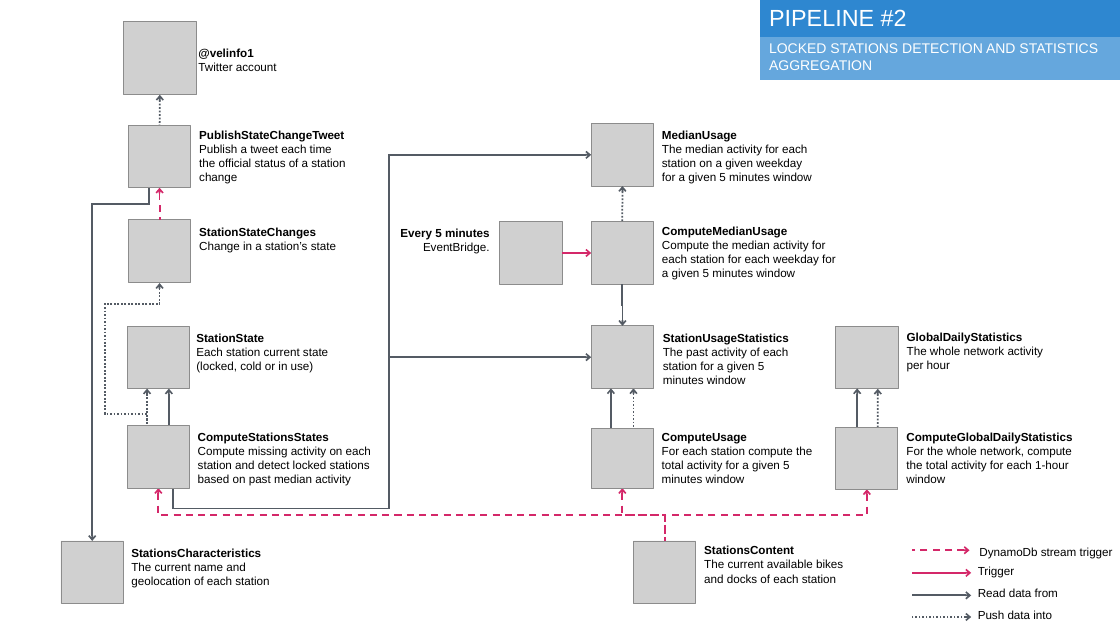
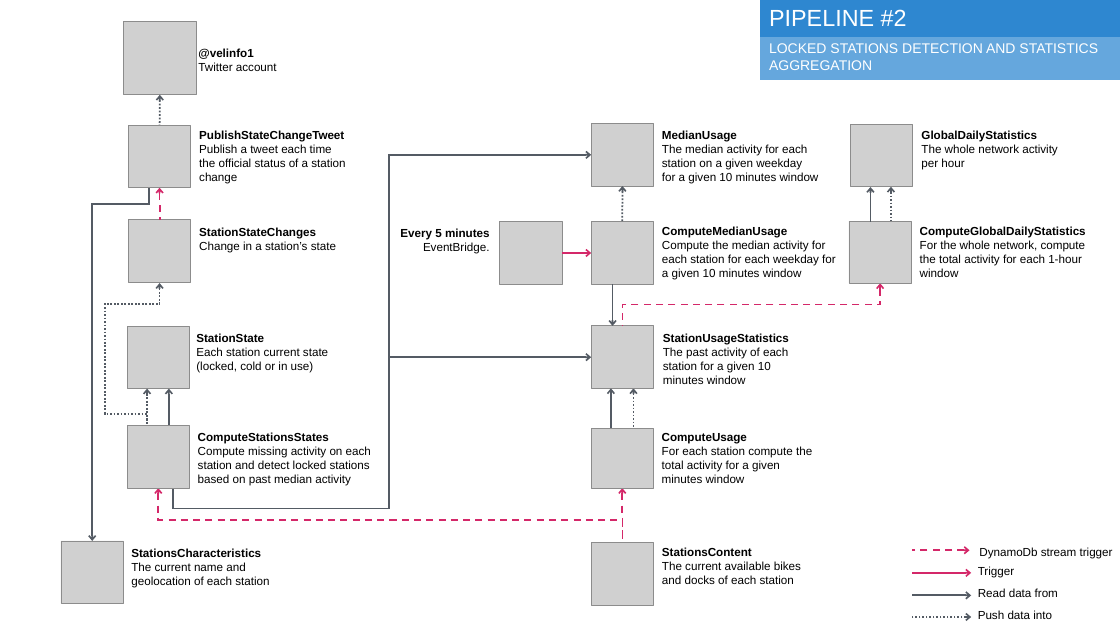
Before and after one commit to ouvreboite/velinfo, a slide deck: slide 3 of docs/velinfo_architecture.pptx. Drawn at 1120x630 pixels with LibreOffice and Linux fonts; fonts in the diff are those of the drawing; grey boxes stand for pictures. Boxes give left, top, right and bottom in pixels: in the first picture for what was removed or moved away, otherwise in the second. Text is boxed around its words. In the diff, an @@ line names an element or a change of style, - is before the commit and + after.

Commit message:
feat: compute stats with a 10 minute slot instead of 5

```diff
--- a/docs/velinfo_architecture.pptx
+++ b/docs/velinfo_architecture.pptx
@@ text at (662, 144, 819, 184): text changed @@
-The median activity for each station on a given weekday for a given 5 minutes window
+The median activity for each station on a given weekday for a given 10 minutes window
@@ arrow moved from (857, 388) - (857, 427) to (870, 187) - (870, 222) @@
@@ 1 picture, 1 text, 1 arrow: place and size @@
-1 picture, 1 text, 1 arrow at (836, 326, 1044, 427)
+1 picture, 1 text, 1 arrow at (851, 124, 1058, 227)
@@ picture: place and size @@
-picture at (836, 427, 898, 489)
+picture at (849, 221, 912, 283)
@@ text "ComputeGlobalDailyStatistics": place and size @@
-text "ComputeGlobalDailyStatistics" at (906, 432, 1072, 483)
+text "ComputeGlobalDailyStatistics" at (920, 226, 1086, 277)
@@ text at (662, 240, 836, 280): text changed @@
-Compute the median activity for each station for each weekday for a given 5 minutes window
+Compute the median activity for each station for each weekday for a given 10 minutes window
@@ elbow arrow moved from (623, 326) - (623, 284) to (613, 326) - (613, 284) @@
@@ elbow arrow moved from (867, 489) - (665, 541) to (881, 283) - (623, 326) @@
@@ text at (663, 347, 788, 384): text changed @@
-The past activity of each station for a given 5 minutes window
+The past activity of each station for a given 10 minutes window
@@ text at (662, 446, 812, 483): text changed @@
-For each station compute the total activity for a given 5 minutes window
+For each station compute the total activity for a given minutes window
@@ elbow arrow moved from (159, 488) - (665, 541) to (159, 488) - (623, 543) @@
@@ elbow arrow moved from (623, 488) - (665, 541) to (623, 488) - (623, 543) @@
@@ picture: place and size @@
-picture at (634, 541, 696, 603)
+picture at (592, 543, 654, 605)
@@ text "StationsContent": place and size @@
-text "StationsContent" at (704, 545, 843, 583)
+text "StationsContent" at (662, 547, 801, 584)
```
Also in this commit, not shown: 5 slides added, 22 other files.
